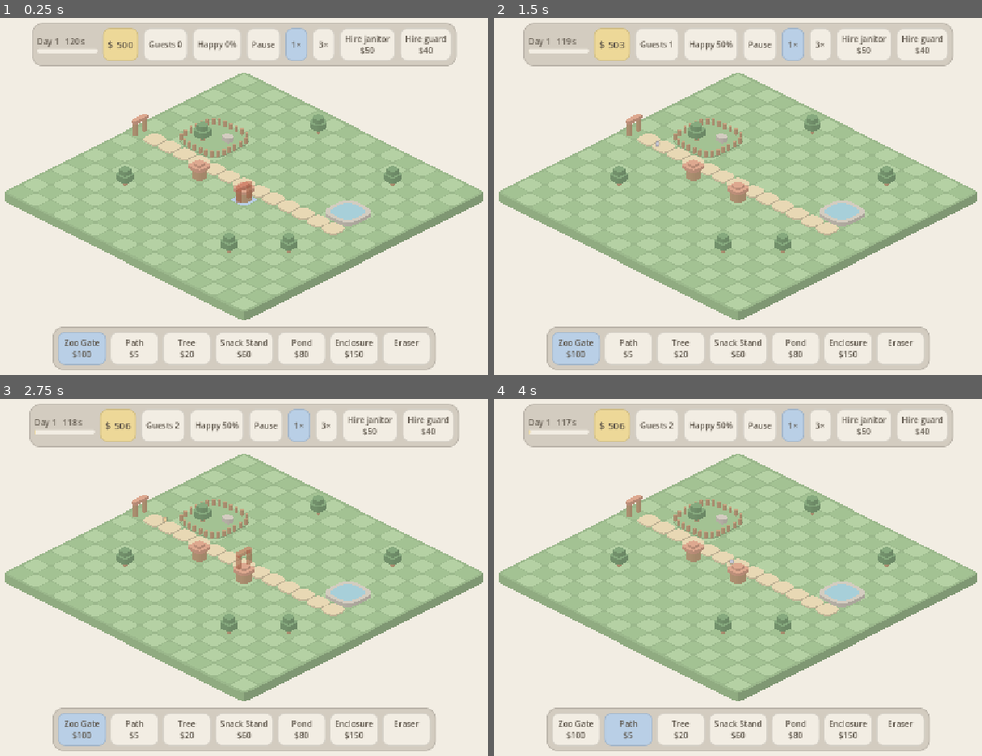
Above: before the commit, frames 1-4 (two rows, left to right).
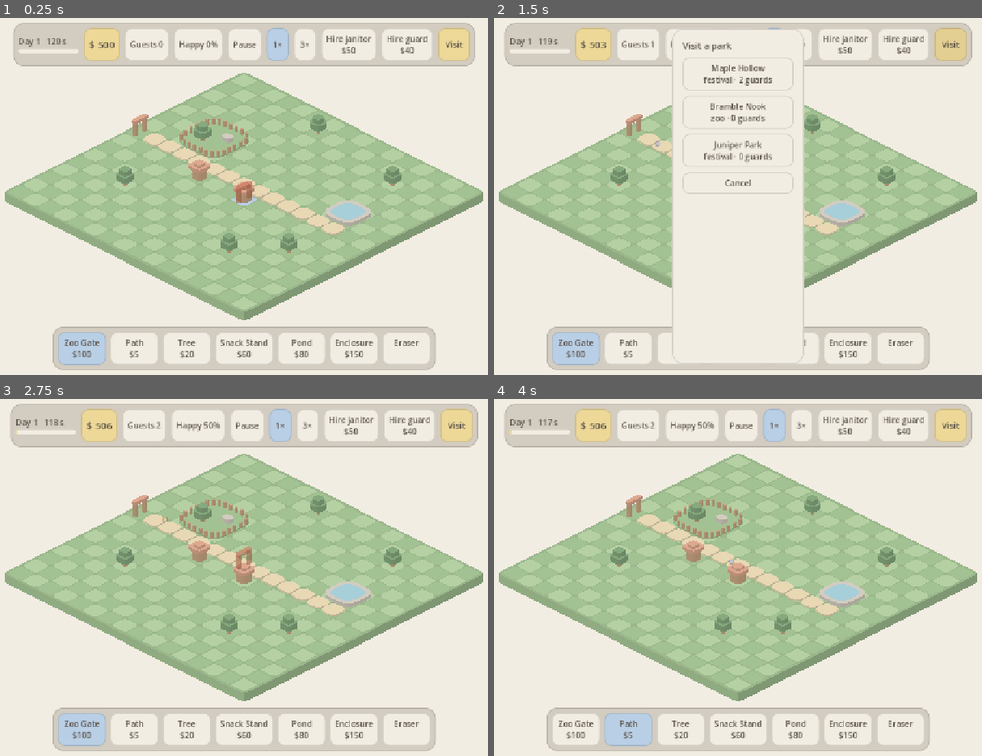
Above: after the commit, the same moments.

Repository: MKrabs/pocket-parks
Game: Godot game, scene res://main.tscn
The game is run twice, just before and just after one commit, with the same random seed, the same clock (stepped at 60 frames per second) and the same inputs.
Inputs (mouse positions are in pixels of both pictures, inside the frame that each line leads up to):
- Up to frame 1 (0.25 s): no input
- Up to frame 2 (1.5 s): click (947, 42) at 0.5 s, where only the run after the commit has a clickable "Visit"; click (952, 42) at 1.25 s, where only the run after the commit has a clickable "Visit"
- Up to frame 3 (2.75 s): click (244, 563) at 2 s, where only the run after the commit has a clickable "Cancel"
- Up to frame 4 (4 s): click "Zoo Gate $100" at 2.75 s; click "Path $5" at 3.5 s

The runs differ from the first frame. In frame 1, 4.9% of the frame differs, in the area x 2-98%, y 1-14%; in frame 2, 23%, in the area x 1-99%, y 1-97%; in frame 3, 4.9%; in frame 4, 4.9%.

Commit message:
N2: visit bot parks and send people (sender side)
Co-Authored-By: Claude Opus 5.5 <noreply@anthropic.com>

Diff:
--- a/main.gd
+++ b/main.gd
@@ -13,7 +13,14 @@
 var hud := Hud.new()
 var sim: ParkSim
 var walkers := WalkerView.new()
-var _acc := 0.0  # sim ticks owed
+var visit_panel := VisitPanel.new()
+var offers: Array[Dictionary] = []
+var visits: Array[Dictionary] = []  # parks we sent people into: {offer, map, sim, paid}; first = the one on screen
+var visiting := false
+var _visit_zoo: ZooView
+var _visit_walkers: WalkerView
+var debug_visit := false  # tests/show_visit.gd: start inside a visit with a few people sent
+var _acc := 0.0  # world ticks owed
 
 ## T swaps the active theme; the build bar follows, placed buildings stay.
 func _unhandled_key_input(event: InputEvent) -> void:
@@ -35,7 +42,9 @@
 	zoo.money_changed.connect(_on_map_changed)
 	add_child(zoo)
 	grid.cell_hovered.connect(zoo.on_hover)
-	grid.cell_clicked.connect(zoo.on_click)
+	grid.cell_clicked.connect(func(c: Vector2i, b: MouseButton) -> void:
+		if not visiting:
+			zoo.on_click(c, b))
 
 	walkers.sim = sim
 	add_child(walkers)
@@ -43,7 +52,15 @@
 	bar.picked.connect(zoo.select)
 	add_child(bar)
 	hud.sim = sim
+	var rng := RandomNumberGenerator.new()
+	rng.seed = 7
+	offers = Visit.offers(rng)
+	hud.visit_pressed.connect(func() -> void: visit_panel.open(offers))
 	add_child(hud)
+	visit_panel.picked.connect(visit)
+	visit_panel.sent.connect(send)
+	visit_panel.home.connect(go_home)
+	add_child(visit_panel)
 
 	var cam := IsoCamera.new()
 	# centre of the board top, nudged down by half the slab depth, sized to sit between the two bars
@@ -51,13 +68,87 @@
 	cam.zoom = Vector2.ONE * 0.92
 	add_child(cam)
 
+	if debug_visit:
+		visit({"name": "Clover Fields", "theme": "festival", "seed": 7, "size": "small", "guards": 1})
+		for k: String in ["guest", "guest", "thief", "spy", "litterbug", "guest", "hooligan", "guest", "guest", "guest"]:
+			send(k)
+
 func _process(delta: float) -> void:
-	_acc += delta * ParkSim.TPS * hud.speed
+	_acc += delta * ParkSim.TPS
 	while _acc >= 1.0:
+		step_world()
+		_acc -= 1.0
+	zoo.map.money = sim.money  # the sim owns money while the day runs; building spends from the map
+	if visiting:
+		_visit_zoo.show_wrecked(visits[0]["sim"].closed)
+		visit_panel.show_ledger(visits[0]["sim"].sent_by(Visit.ME), sim.money)
+
+## One world tick: your park (at the HUD speed at home, 1× while away) and every visited park at 1×.
+## Money the visited parks owe us (or we owe them) moves into our sim; stolen blueprints join the build bar.
+func step_world() -> void:
+	for i in (1 if visiting else hud.speed):
 		sim.step()
-		_acc -= 1.0
-	zoo.show_wrecked(sim.closed)
-	zoo.map.money = sim.money  # the sim owns money while the day runs; building spends from the map
+	for v in visits.duplicate():
+		var vs: ParkSim = v["sim"]
+		vs.step()
+		if vs.tick >= ParkSim.DAY_TICKS:
+			vs.new_day()  # ponytail: bot parks loop their day; our people still inside are dropped
+		var owed: int = vs.ledger.get(Visit.ME, 0)
+		sim.money += owed - v["paid"]
+		v["paid"] = owed
+		var got := false
+		for id: String in vs.blueprints.get(Visit.ME, []):
+			if not id in bar.stolen:
+				bar.stolen.append(id)
+				got = true
+		if got:
+			bar.fill()
+		var t := vs.sent_by(Visit.ME)
+		if not (visiting and v == visits[0]) and t["guests"] + t["hidden"] + t["wanted"] == 0:
+			visits.erase(v)  # left behind and nobody of ours is inside any more
+
+## Swap the view to the offer's park (reusing its sim if we were already there).
+func visit(offer: Dictionary) -> void:
+	var v: Dictionary = {}
+	for w in visits:
+		if w["offer"]["name"] == offer["name"]:
+			v = w
+	if v.is_empty():
+		var opened := Visit.open(offer)
+		v = {"offer": offer, "map": opened[0], "sim": opened[1], "paid": 0}
+	visits.erase(v)
+	visits.push_front(v)
+	visits.resize(mini(visits.size(), Visit.KEEP + 1))  # the visited one + up to KEEP left behind
+	_visit_zoo = ZooView.new()
+	_visit_zoo.map = v["map"]
+	_visit_walkers = WalkerView.new()
+	_visit_walkers.sim = v["sim"]
+	_visit_walkers.me = Visit.ME
+	for n in [zoo, walkers, bar, hud]:
+		n.hide()
+	add_child(_visit_zoo)
+	add_child(_visit_walkers)
+	visiting = true
+	visit_panel.watch(offer["name"])
+
+## Send one person of `kind` into the park on screen, paid now. False if not visiting or too poor.
+func send(kind: String) -> bool:
+	if not visiting or sim.money < Visit.PRICES[kind]:
+		return false
+	sim.money -= Visit.PRICES[kind]
+	visits[0]["sim"].send(kind, Visit.ME)
+	return true
+
+## Back to your park; the visited one keeps running while our people are inside.
+func go_home() -> void:
+	if not visiting:
+		return
+	visiting = false
+	_visit_zoo.queue_free()
+	_visit_walkers.queue_free()
+	visit_panel.close()
+	for n in [zoo, walkers, bar, hud]:
+		n.show()
 
 ## ZooView rebuilt after a place/remove: the map paid for it, hand money and layout back to the sim.
 func _on_map_changed(money: int) -> void:
--- a/scripts/hud.gd
+++ b/scripts/hud.gd
@@ -1,6 +1,8 @@
 class_name Hud
 extends CanvasLayer
 # Top bar over the running day: clock, money, guests, happiness, speed, hiring. End-of-day card.
+
+signal visit_pressed
 
 var sim: ParkSim
 var speed := 1  # sim steps per tick of game time; 0 = paused
@@ -48,6 +50,11 @@
 		row.add_child(b)
 	for kind: String in ParkSim.STAFF:
 		row.add_child(_button("Hire %s\n$%d" % [kind, ParkSim.STAFF[kind]["hire"]], func() -> void: sim.hire(kind)))
+	var visit := _button("Visit", visit_pressed.emit)
+	visit.add_theme_stylebox_override("normal", BuildBar.box(Palette.BUTTER))
+	visit.add_theme_stylebox_override("hover", BuildBar.box(Palette.shade(Palette.BUTTER, 0.04)))
+	visit.custom_minimum_size = Vector2(64, 0)
+	row.add_child(visit)
 	add_child(bar)
 	bar.set_anchors_and_offsets_preset(Control.PRESET_CENTER_TOP, Control.PRESET_MODE_MINSIZE, 16)
 	bar.grow_horizontal = Control.GROW_DIRECTION_BOTH
--- a/scripts/park_sim.gd
+++ b/scripts/park_sim.gd
@@ -46,6 +46,7 @@
 var events: Array = []              # crimes: {tick, kind, origin, amount, witnessed}; never who
 var ledger: Dictionary = {}         # sender -> money owed to it (negative: it owes the host)
 var blueprints: Dictionary = {}     # sender -> Array of building ids its spies brought home
+var fined: Dictionary = {}          # sender -> fines it paid so far (already inside ledger)
 var _gate: Array = []               # [kind, sender] waiting to enter
 
 var _rng := RandomNumberGenerator.new()
@@ -221,6 +222,17 @@
 func send(kind: String, sender: String) -> void:
 	assert(kind in KINDS, "unknown kind " + kind)
 	_gate.append([kind, sender])
+
+## What `sender` has in this park: guests / hidden (actors not wanted) / wanted, counting the gate queue,
+## plus earned (guest share, loot, wrongful-arrest pay) and fines paid.
+func sent_by(sender: String) -> Dictionary:
+	var out := {"guests": 0, "hidden": 0, "wanted": 0, "fines": fined.get(sender, 0)}
+	out["earned"] = ledger.get(sender, 0) + out["fines"]
+	var people: Array = _gate.map(func(p: Array) -> Dictionary: return {"kind": p[0], "sender": p[1], "wanted": false})
+	for g in people + guests:
+		if g["sender"] == sender:
+			out["guests" if g["kind"] == "guest" else "wanted" if g["wanted"] else "hidden"] += 1
+	return out
 
 func _spawn(kind := "guest", sender := "") -> void:
 	var g := _walker(kind)
@@ -471,6 +483,7 @@
 	money += fine + g["loot"]
 	if g["sender"] != "":
 		ledger[g["sender"]] = ledger.get(g["sender"], 0) - fine
+		fined[g["sender"]] = fined.get(g["sender"], 0) + fine
 	if g["state"] == "visit":
 		_targets[g["target"]]["inside"] -= 1
 	guests.erase(g)
--- /dev/null
+++ b/scripts/visit.gd
@@ -0,0 +1,26 @@
+class_name Visit
+# Visiting bot parks (stand-ins for friends): the offers in the picker, the park's live sim, send prices.
+
+const ME := "you"  # our sender id in every visited park
+const PRICES := {"guest": 3, "hooligan": 40, "litterbug": 20, "thief": 50, "spy": 60}
+const KEEP := 3  # visited parks still simulated after you leave
+const NAMES := ["Maple Hollow", "Sunny Burrow", "Pebble Bay", "Clover Fields", "Otter Lane", "Juniper Park",
+	"Bramble Nook", "Honey Meadow", "Fern Gully", "Willow Cove"]
+
+## Three nearby parks: distinct names, themes alternating (zoo, festival, zoo or the other way), 0-3 guards.
+static func offers(rng: RandomNumberGenerator) -> Array[Dictionary]:
+	var out: Array[Dictionary] = []
+	var names: Array = BotPark._shuffled(rng, NAMES)
+	var first := rng.randi() % 2
+	for i in 3:
+		out.append({"name": names[i], "theme": ["zoo", "festival"][(first + i) % 2], "seed": rng.randi(),
+			"size": "small" if rng.randf() < 0.6 else "large", "guards": rng.randi_range(0, 3)})
+	return out
+
+## The offer's park as a running day: generated map, guards hired on the bot's money.
+static func open(offer: Dictionary) -> Array:
+	var map := BotPark.generate(offer["theme"], offer["seed"], offer["size"])
+	var sim := ParkSim.new(map, offer["seed"])
+	for i in offer["guards"]:
+		sim.hire("guard")
+	return [map, sim]
--- /dev/null
+++ b/scripts/visit_panel.gd
@@ -0,0 +1,83 @@
+class_name VisitPanel
+extends CanvasLayer
+# Visiting UI: the picker of nearby parks, and while visiting the Send panel with the ledger strip and Back home.
+
+signal picked(offer: Dictionary)
+signal sent(kind: String)
+signal home
+
+var _picker := PanelContainer.new()
+var _choices := VBoxContainer.new()
+var _send := PanelContainer.new()
+var _title := Hud._label(18)
+var _ledger := Hud._label(15)
+
+func _ready() -> void:
+	var pbox := BuildBar.box(Palette.CREAM, 20)
+	pbox.set_content_margin_all(20)
+	_picker.add_theme_stylebox_override("panel", pbox)
+	_choices.add_theme_constant_override("separation", 10)
+	_picker.add_child(_choices)
+	add_child(_picker)
+	_picker.hide()
+
+	_send.add_theme_stylebox_override("panel", BuildBar.box(Palette.STONE, 20))
+	var col := VBoxContainer.new()
+	col.add_theme_constant_override("separation", 8)
+	var top := HBoxContainer.new()
+	top.add_theme_constant_override("separation", 14)
+	top.add_child(_title)
+	var chip := PanelContainer.new()
+	chip.add_theme_stylebox_override("panel", BuildBar.box(Palette.CREAM))
+	chip.add_child(_ledger)
+	chip.size_flags_horizontal = Control.SIZE_EXPAND_FILL
+	top.add_child(chip)
+	col.add_child(top)
+	var row := HBoxContainer.new()
+	row.add_theme_constant_override("separation", 8)
+	for kind: String in Visit.PRICES:
+		var b := Hud._button("Send %s\n$%d" % [kind, Visit.PRICES[kind]], sent.emit.bind(kind))
+		b.custom_minimum_size = Vector2(96, 0)
+		row.add_child(b)
+	var back := Hud._button("Back\nhome", home.emit)
+	back.add_theme_stylebox_override("normal", BuildBar.box(Palette.BUTTER))
+	back.add_theme_stylebox_override("hover", BuildBar.box(Palette.shade(Palette.BUTTER, 0.04)))
+	back.custom_minimum_size = Vector2(84, 0)
+	row.add_child(back)
+	col.add_child(row)
+	_send.add_child(col)
+	add_child(_send)
+	_send.hide()
+
+## Show the picker with one button per offer, plus Cancel.
+func open(offers: Array[Dictionary]) -> void:
+	for c in _choices.get_children():
+		c.queue_free()
+	var head := Hud._label(18)
+	head.text = "Visit a park"
+	_choices.add_child(head)
+	for o in offers:
+		var b := Hud._button("%s\n%s · %d guards" % [o["name"], o["theme"], o["guards"]], func() -> void:
+			_picker.hide()
+			picked.emit(o))
+		b.custom_minimum_size = Vector2(220, 0)
+		_choices.add_child(b)
+	_choices.add_child(Hud._button("Cancel", _picker.hide))
+	_picker.show()
+	_picker.reset_size()
+	_picker.set_anchors_and_offsets_preset(Control.PRESET_CENTER, Control.PRESET_MODE_MINSIZE)
+
+## While visiting `name`: show the Send panel; call show_ledger every frame.
+func watch(park_name: String) -> void:
+	_title.text = park_name
+	_send.show()
+	show_ledger({"guests": 0, "hidden": 0, "wanted": 0, "earned": 0, "fines": 0}, 0)
+	_send.reset_size()
+	_send.set_anchors_and_offsets_preset(Control.PRESET_CENTER_BOTTOM, Control.PRESET_MODE_MINSIZE, 16)
+
+func show_ledger(t: Dictionary, money: int) -> void:
+	_ledger.text = "$ %d   Yours inside: %d guests · %d hidden · %d wanted   Earned $ %d   Fines $ %d" % [
+		money, t["guests"], t["hidden"], t["wanted"], t["earned"], t["fines"]]
+
+func close() -> void:
+	_send.hide()
--- a/scripts/walker_view.gd
+++ b/scripts/walker_view.gd
@@ -6,8 +6,10 @@
 const GUEST_COLORS := [Palette.SKY, Palette.BUTTER, Palette.CLAY, Palette.WATER, Palette.WOOD]
 const CAPS := {"janitor": Palette.SAND, "guard": Palette.SKY}
 const LIFT := 3.0  # path tile height in px
+const MARKS := {"guest": Palette.MOSS, "hooligan": Palette.CLAY, "litterbug": Palette.WOOD, "thief": Palette.INK, "spy": Palette.WATER}
 
 var sim: ParkSim
+var me := ""  # sender whose people get a dot above the bean (only we can see them)
 var _layers: Array[Node2D] = []
 var _rows: Array = []  # per depth: [[kind, item], ...]
 var _time := 0.0
@@ -61,7 +63,16 @@
 				var jitter := Vector2(sin(id * 12.9898), cos(id * 78.233)) * 0.22
 				var base: Color = GUEST_COLORS[id % GUEST_COLORS.size()]
 				var col := base.lerp(Palette.CORAL, clampf((60.0 - g["mood"]) / 40.0, 0.0, 1.0))
-				_bean(ci, g["pos"] + jitter, id, Vector2(4.0, 4.8), col, Color(Palette.INK, 0.0), g["state"] != "queue")
+				var p: Vector2 = g["pos"] + jitter
+				_bean(ci, p, id, Vector2(4.0, 4.8), col, Color(Palette.INK, 0.0), g["state"] != "queue")
+				var head := IsoGrid.project(p) - Vector2(0, LIFT + 15.0)
+				if me != "" and g["sender"] == me:
+					ci.draw_colored_polygon(Squircle.points(head, Vector2(4.4, 4.4), 4.0, 16), Palette.CREAM)
+					ci.draw_colored_polygon(Squircle.points(head, Vector2(3.0, 3.0), 4.0, 12), MARKS[g["kind"]])
+					head.y -= 7.0
+				if g["wanted"]:  # a "!": bar over dot
+					ci.draw_colored_polygon(Squircle.points(head - Vector2(0, 4.0), Vector2(1.2, 3.0), 4.0, 12), Palette.CORAL)
+					ci.draw_colored_polygon(Squircle.points(head + Vector2(0, 1.0), Vector2(1.2, 1.2), 4.0, 12), Palette.CORAL)
 
 ## Squircle bean standing on the path, soft shadow, optional cap and chest mark. `half` in px.
 func _bean(ci: Node2D, p: Vector2, phase: int, half: Vector2, col: Color, cap: Color, walking: bool, mark := Color(Palette.INK, 0.0)) -> void:
--- /dev/null
+++ b/tests/show_visit.gd
@@ -0,0 +1,12 @@
+extends SceneTree
+# ./gd shot shots/N2.png 20 res://tests/show_visit.gd: the main scene, visiting a festival park with people
+# sent in, zoomed in so the markers above your people read.
+
+func _init() -> void:
+	var main: Node = load("res://main.tscn").instantiate()
+	main.debug_visit = true
+	root.add_child.call_deferred(main)
+	await process_frame
+	for c in main.get_children():
+		if c is IsoCamera:
+			c.zoom = Vector2.ONE * 1.8
--- /dev/null
+++ b/tests/test_visit_flow.gd
@@ -0,0 +1,54 @@
+extends SceneTree
+var failed := false
+func ok(cond: bool, msg: String) -> void:
+	if not cond:
+		failed = true
+		printerr("FAIL: ", msg)
+func done() -> void:
+	quit(1 if failed else 0)
+
+func _init() -> void:
+	var rng := RandomNumberGenerator.new()
+	rng.seed = 3
+	var offers := Visit.offers(rng)
+	ok(offers.size() == 3, "three parks on offer")
+	ok(offers[0]["theme"] != offers[1]["theme"] and offers[0]["name"] != offers[1]["name"], "themes mix, names differ")
+	for o in offers:
+		ok(o["guards"] >= 0 and o["guards"] <= 3, "0-3 guards")
+	ok(Visit.open(offers[0])[1].staff.size() == offers[0]["guards"], "guards hired in the visited park")
+
+	var main: Node = load("res://main.tscn").instantiate()
+	root.add_child.call_deferred(main)
+	await process_frame  # main._ready has run
+	var home: ParkSim = main.sim
+	home._appeal = 0.0  # no walk-in crowd at home, so only the visit moves our money
+	home.guests.clear()
+	var m0: int = home.money
+
+	main.visit({"name": "Test Park", "theme": "zoo", "seed": 11, "size": "small", "guards": 0})
+	ok(main.visiting and not main.hud.visible, "visiting swaps the view")
+	ok(main.send("guest") and main.send("thief"), "sends accepted")
+	ok(home.money == m0 - Visit.PRICES["guest"] - Visit.PRICES["thief"], "paid now: %d" % (m0 - home.money))
+	var park: ParkSim = main.visits[0]["sim"]
+	var t := park.sent_by(Visit.ME)
+	ok(t["guests"] == 1 and t["hidden"] == 1, "gate queue counts: %s" % t)
+
+	for i in 60:
+		main.step_world()
+	var mine := park.guests.filter(func(g: Dictionary) -> bool: return g["sender"] == Visit.ME)
+	ok(mine.size() == 2, "both inside")
+	main.go_home()
+	ok(not main.visiting and main.hud.visible, "back home")
+	var n := 0
+	while main.visits.size() > 0 and n < ParkSim.DAY_TICKS:
+		main.step_world()
+		n += 1
+	ok(main.visits.is_empty(), "left park dropped once our people are out")
+	var guest: Dictionary = mine.filter(func(g: Dictionary) -> bool: return g["kind"] == "guest")[0]
+	var thief: Dictionary = mine.filter(func(g: Dictionary) -> bool: return g["kind"] == "thief")[0]
+	var share := int(guest["spent"] * ParkSim.GUEST_SHARE)
+	ok(thief["loot"] > 0, "thief stole something")
+	ok(park.ledger[Visit.ME] == share + thief["loot"], "ledger = share + loot")
+	ok(home.money == m0 - 53 + share + thief["loot"], "money: %d vs %d" % [home.money, m0 - 53 + share + thief["loot"]])
+	main.free()
+	done()
Not shown, added: scripts/visit.gd.uid
Not shown, added: scripts/visit_panel.gd.uid
Not shown, added: tests/show_visit.gd.uid
Not shown, added: tests/test_visit_flow.gd.uid
